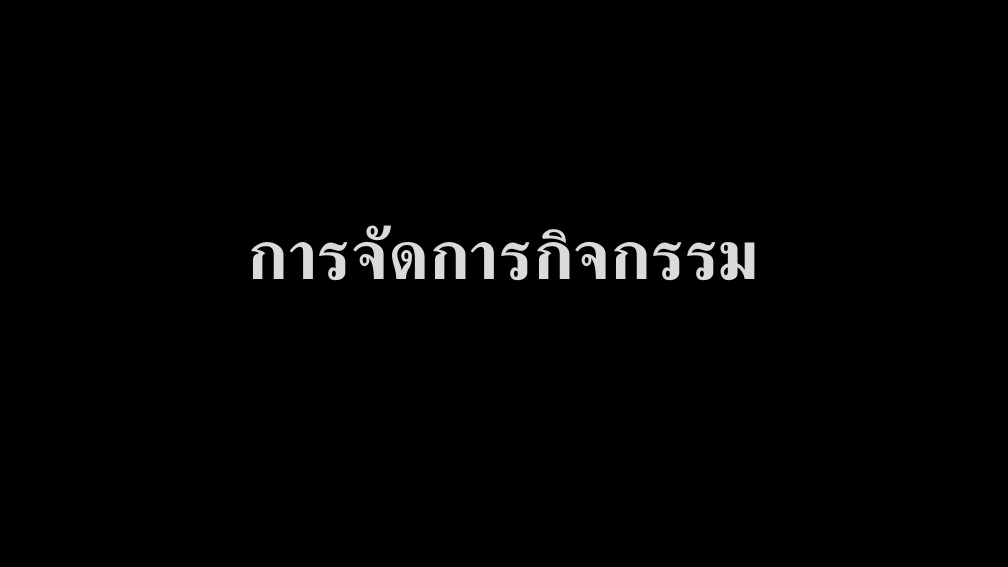
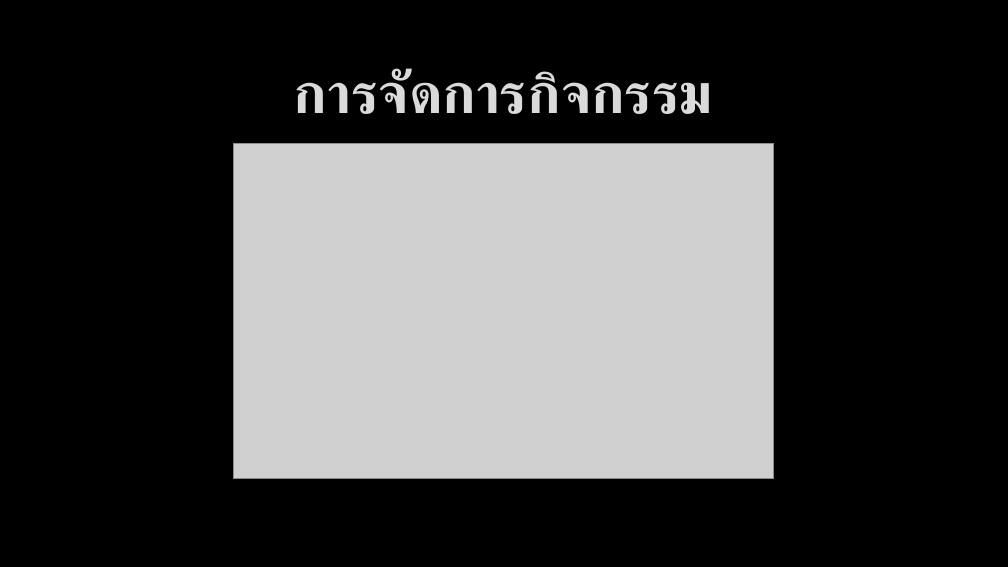
Before and after one commit to bratchasak/gcalendar, a slide deck: slide 5 of Google Calendar.pptx (slide 13 before the commit). Drawn at 1008x567 pixels with LibreOffice and Linux fonts; fonts in the diff are those of the drawing; grey boxes stand for pictures; background and template pictures are left out. Boxes give left, top, right and bottom in pixels: in the first picture for what was removed or moved away, otherwise in the second. Text is boxed around its words. In the diff, an @@ line names an element or a change of style, - is before the commit and + after.

```diff
--- a/Google Calendar.pptx
+++ b/Google Calendar.pptx
@@ title "การจัดการกิจกรรม": place and size @@
-title "การจัดการกิจกรรม" at (247,225,760,280)
+title "การจัดการกิจกรรม" at (294,68,713,114)
@@ title "การจัดการกิจกรรม" at (294,68,713,114): size 66 to 54 pt; vertical alignment bottom to middle @@
@@ picture added at (234,143,774,479) @@
```
Also in this commit, not shown: 7 other slides changed, 16 slides removed, 1 other file.
